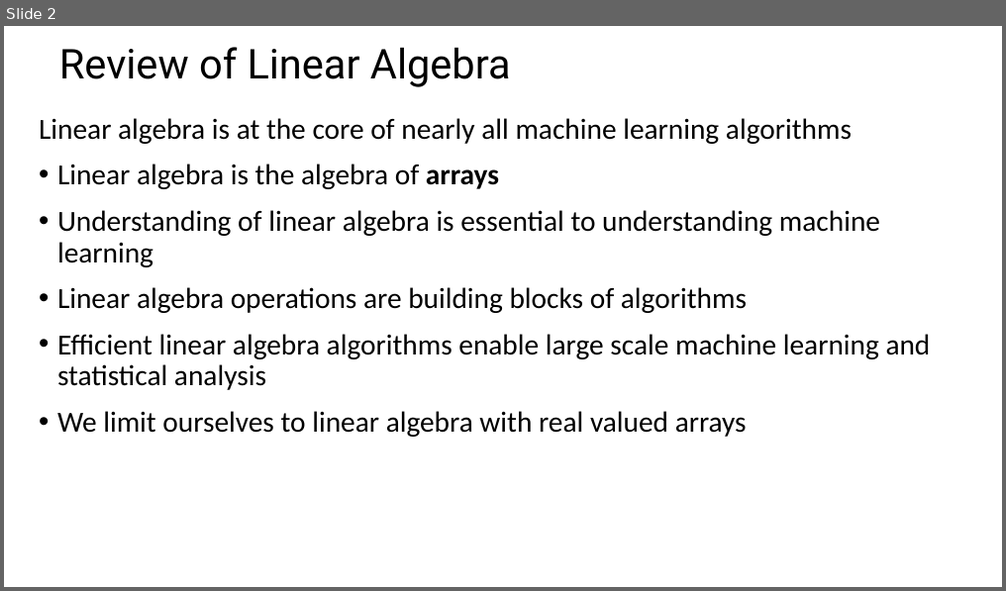
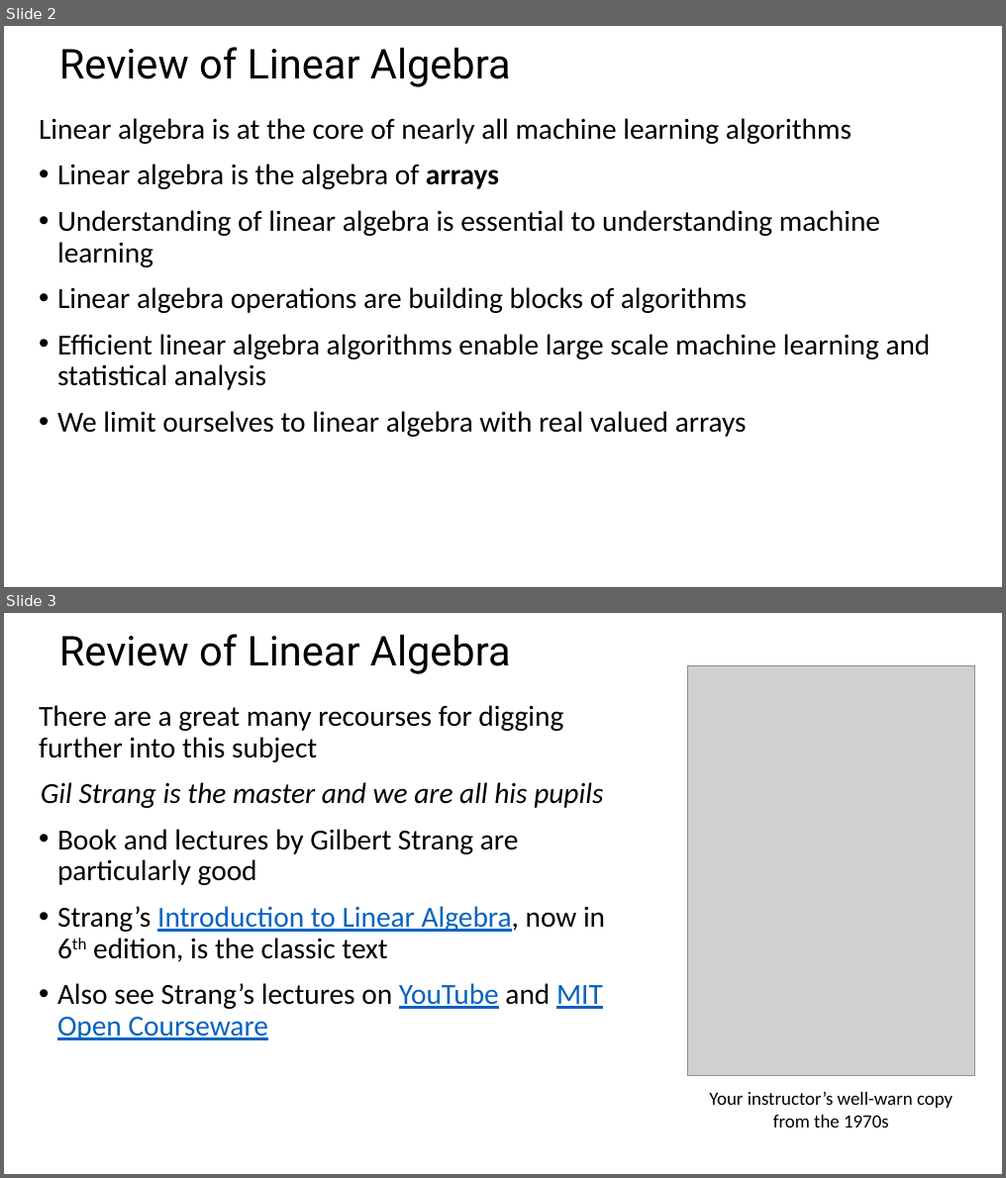
Before and after one commit to StephenElston/CSCI-E25, a slide deck: SupplementaryMaterial/ReviewOfLinearAlgebra.pptx. Shown one above the other, each under a label of ours: slide 2 before the commit, slides 2 and 3 after it. The pictures are 1006x591 and 1006x1178 pixels, drawn with LibreOffice and Linux fonts; fonts in the diff are those of the drawing; grey boxes stand for pictures. Boxes give left, top, right and bottom in pixels: in the first picture for what was removed or moved away, otherwise in the second. Text is boxed around its words. In the diff, an @@ line names an element or a change of style, - is before the commit and + after.

Commit message:
Small updates to slides from class prep

```diff
--- a/SupplementaryMaterial/ReviewOfLinearAlgebra.pptx
+++ b/SupplementaryMaterial/ReviewOfLinearAlgebra.pptx
@@ slide 3 added at <box>4,613,1002,1174</box>, background #FFFFFF @@
@@ title added at <box>59,634,511,674</box>, 39.6 pt, text #000000 @@
+Review of Linear Algebra
@@ picture added at <box>687,665,975,1075</box> @@
@@ text added at <box>39,705,605,1041</box>, 28 pt, text #000000 @@
+There are a great many recourses for digging further into this subject
+Gil Strang is the master and we are all his pupils
+• Book and lectures by Gilbert Strang are particularly good
+• Strang’s Introduction to Linear Algebra, now in 6th edition, is the classic text
+• Also see Strang’s lectures on YouTube and MIT Open Courseware
@@ text added at <box>709,1092,952,1128</box>, 18 pt, text #000000 @@
+Your instructor’s well-warn copy from the 1970s
```
Also in this commit, not shown: 1 slide changed.
